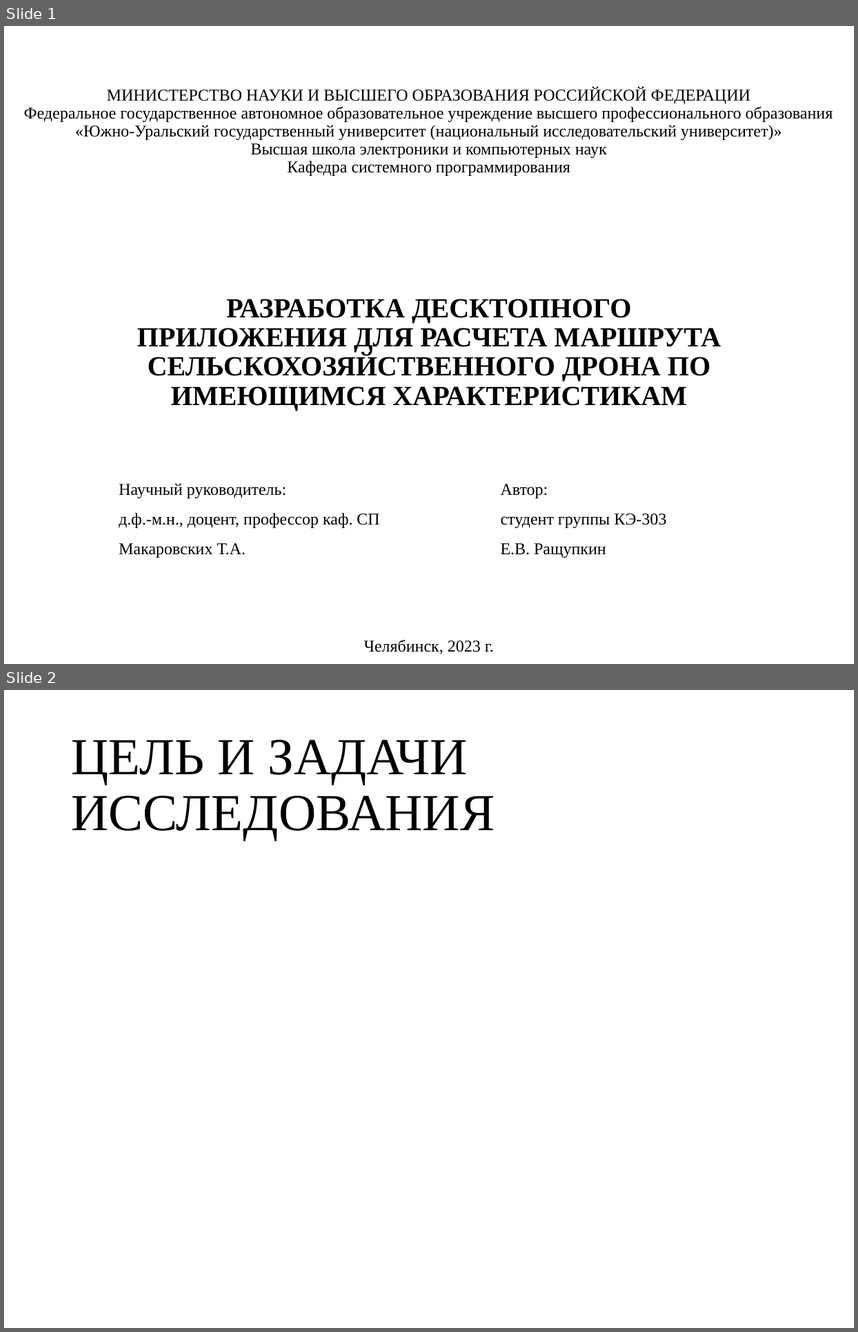
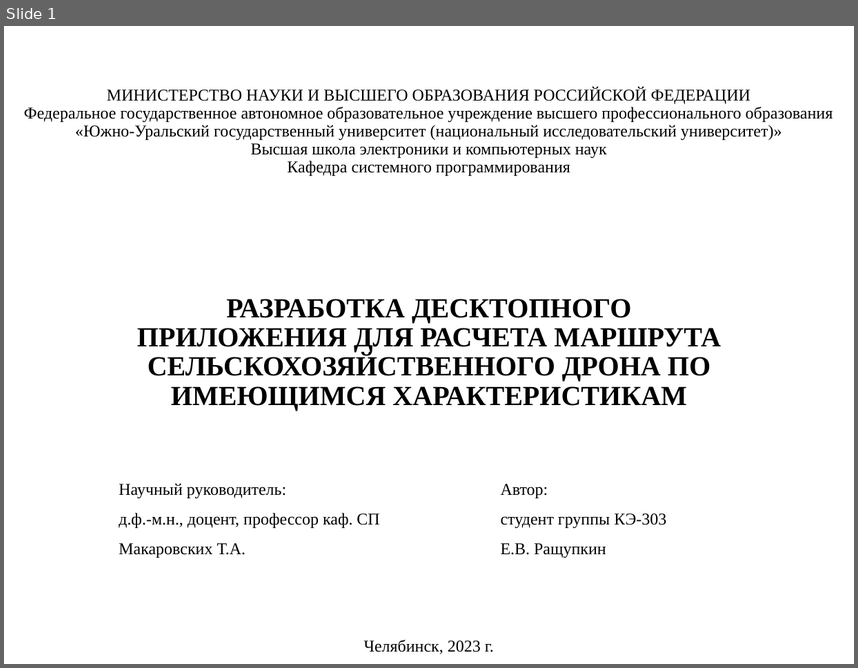
Before and after one commit to evgenkot/uav-route-calculation, a slide deck: doc/Raschupkin_EV_UAV_Route_Planning.pptx. Shown one above the other, each under a label of ours: slides 1 and 2 before the commit, slide 1 after it. The pictures are 858x1332 and 858x668 pixels, drawn with LibreOffice and Linux fonts; fonts in the diff are those of the drawing. Boxes give left, top, right and bottom in pixels: in the first picture for what was removed or moved away, otherwise in the second. Text is boxed around its words. In the diff, an @@ line names an element or a change of style, - is before the commit and + after.

```diff
--- a/doc/Raschupkin_EV_UAV_Route_Planning.pptx
+++ b/doc/Raschupkin_EV_UAV_Route_Planning.pptx
@@ slide 2 removed at (4, 690, 854, 1328), background #FFFFFF @@
@@ title removed at (71, 740, 495, 840) @@
-ЦЕЛЬ И ЗАДАЧИ ИССЛЕДОВАНИЯ
```
Also in this commit, not shown: 3 slides added, 1 other file.
